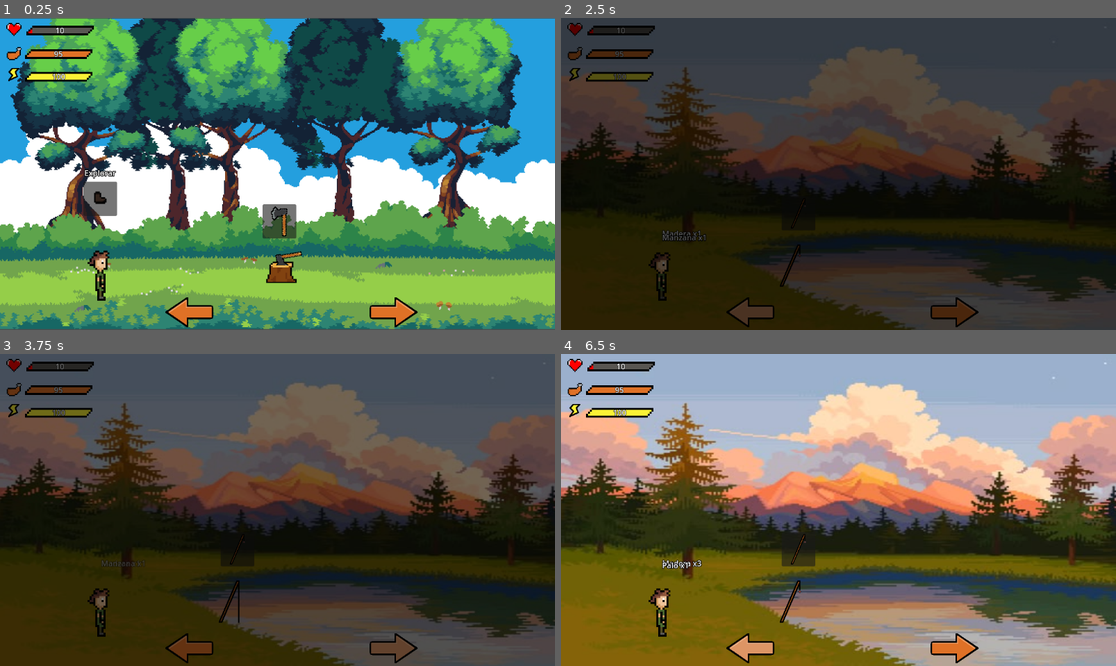
Above: before the commit, frames 1-4 (two rows, left to right).
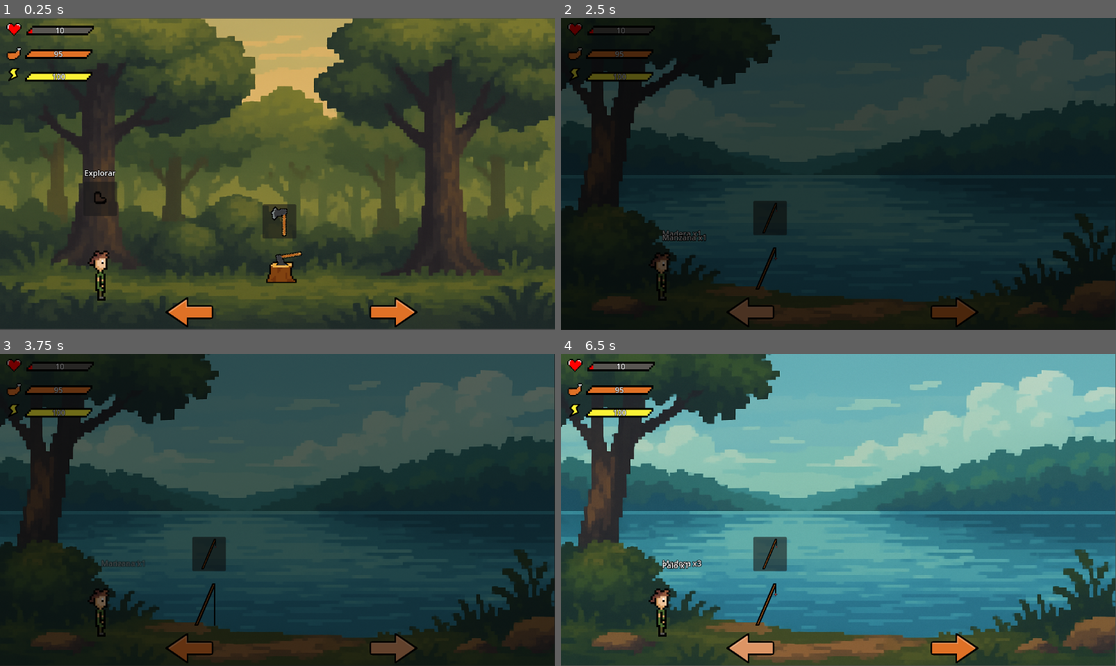
Above: after the commit, the same moments.

Repository: jcamloz/LittleSurvival
Game: Godot game, scene res://Scenes/Game.tscn
Same seed, same stepped clock (60 frames per second), same inputs: the game is played once before the commit and once after it.
Inputs (mouse positions are in pixels of both pictures, inside the frame that each line leads up to; where the layout moved, square brackets give the same spot in the first picture):
- Up to frame 1 (0.25 s): no input
- Up to frame 2 (2.5 s): click (838, 220) at 0.5 s; click "Explorar" at 1.25 s; click (749, 311) at 2 s
- Up to frame 3 (3.75 s): click (210, 553) [238, 550] at 2.75 s; click (394, 647) at 3.5 s
- Up to frame 4 (6.5 s): click (838, 556) at 4.25 s; click "Explorar" at 5 s; click (749, 647) at 5.75 s

The runs differ from the first frame. In frame 1, 94% of the frame differs, in the area x 0-100%, y 0-100%; in frame 2, 66%; in frame 3, 78%; in frame 4, 95%.

Commit message:
Cambio en el sprite de fondo de la mina, el bosque y el lago, generados momentaneamente por inteligencia artificial

Diff:
--- a/Scenes/Hover_pop_up.tscn
+++ b/Scenes/Hover_pop_up.tscn
@@ -6,6 +6,7 @@
 font_size = 14
 
 [node name="CanvasLayer" type="CanvasLayer"]
+layer = 2
 script = ExtResource("1_whh1f")
 
 [node name="HoverPopUpContainer" type="PanelContainer" parent="."]
--- a/Scenes/Scenarios/Scenario_3.tscn
+++ b/Scenes/Scenarios/Scenario_3.tscn
@@ -1,8 +1,8 @@
 [gd_scene load_steps=21 format=3 uid="uid://bblhmihwkodrf"]
 
-[ext_resource type="Texture2D" uid="uid://bpmq0w5xthrd" path="res://Assets/Backgrounds/lake_bg.png" id="1_q8qo8"]
 [ext_resource type="Script" uid="uid://cdehake7xklxq" path="res://Scripts/ScenarioScripts/ScenarioController3.gd" id="1_tyus5"]
 [ext_resource type="Resource" uid="uid://bvdsy1xladbau" path="res://Resources/LootTables/FishingLoot.tres" id="2_2sp2j"]
+[ext_resource type="Texture2D" uid="uid://cabfjer8snuqx" path="res://Assets/Backgrounds/lake_2_bg.png" id="3_2sp2j"]
 [ext_resource type="Texture2D" uid="uid://bcgkb6fo00oj2" path="res://Assets/FishingRod.png" id="4_2sp2j"]
 [ext_resource type="Texture2D" uid="uid://s8tckynypas6" path="res://Assets/Fishing.png" id="5_2sp2j"]
 
@@ -125,22 +125,23 @@
 lootTable = ExtResource("2_2sp2j")
 
 [node name="Background" type="TextureRect" parent="."]
-offset_right = 1160.0
-offset_bottom = 652.0
-texture = ExtResource("1_q8qo8")
+offset_right = 1151.0
+offset_bottom = 647.0
+texture = ExtResource("3_2sp2j")
+expand_mode = 1
 flip_h = true
 
 [node name="FishButton" type="Button" parent="."]
-offset_left = 458.0
-offset_top = 370.0
-offset_right = 528.0
-offset_bottom = 441.0
+offset_left = 399.0
+offset_top = 380.0
+offset_right = 469.0
+offset_bottom = 451.0
 icon = ExtResource("4_2sp2j")
 icon_alignment = 1
 expand_icon = true
 
 [node name="FishingAnimation" type="AnimatedSprite2D" parent="."]
-position = Vector2(483, 513)
+position = Vector2(433, 519)
 scale = Vector2(0.609756, 0.609756)
 sprite_frames = SubResource("SpriteFrames_2sp2j")
 animation = &"EndFishing"
--- a/Scenes/Scenarios/Scenario_4.tscn
+++ b/Scenes/Scenarios/Scenario_4.tscn
@@ -2,7 +2,7 @@
 
 [ext_resource type="Script" uid="uid://cihhopxjg7ayi" path="res://Scripts/ScenarioScripts/ScenarioController4.gd" id="1_2alt0"]
 [ext_resource type="Resource" uid="uid://cpbl87yek0wf3" path="res://Resources/LootTables/ExploreLoot.tres" id="2_emaea"]
-[ext_resource type="Texture2D" uid="uid://b46xvn8hfaukp" path="res://Assets/Backgrounds/pixel_bg.png" id="2_rgrgg"]
+[ext_resource type="Texture2D" uid="uid://78r05aqmcg3a" path="res://Assets/Backgrounds/forest_bg.png" id="3_kwpsl"]
 [ext_resource type="Texture2D" uid="uid://bb5ip28cidt6l" path="res://Assets/Axe.png" id="5_emaea"]
 [ext_resource type="Texture2D" uid="uid://b3o5da33og1hx" path="res://Assets/boot.png" id="5_kwpsl"]
 [ext_resource type="Texture2D" uid="uid://bl5r2kg85hfk8" path="res://Assets/Chop.png" id="6_kwpsl"]
@@ -86,7 +86,7 @@
 offset_bottom = 646.0
 grow_horizontal = 2
 grow_vertical = 2
-texture = ExtResource("2_rgrgg")
+texture = ExtResource("3_kwpsl")
 expand_mode = 2
 
 [node name="AxeButton" type="Button" parent="."]
--- a/Scenes/Scenarios/Scenario_5.tscn
+++ b/Scenes/Scenarios/Scenario_5.tscn
@@ -71,21 +71,24 @@
 lootTable = ExtResource("2_bub3p")
 
 [node name="Background" type="TextureRect" parent="."]
-offset_right = 1155.0
-offset_bottom = 647.0
+offset_left = -3.0
+offset_top = -38.0
+offset_right = 1150.0
+offset_bottom = 694.0
 texture = ExtResource("1_x61rx")
+expand_mode = 1
 
 [node name="MineButton" type="Button" parent="."]
-offset_left = 553.0
-offset_top = 374.0
-offset_right = 623.0
-offset_bottom = 445.0
+offset_left = 745.293
+offset_top = 404.0
+offset_right = 815.293
+offset_bottom = 475.0
 icon = ExtResource("4_5w80i")
 icon_alignment = 1
 expand_icon = true
 
 [node name="MineAnimation" type="AnimatedSprite2D" parent="."]
-position = Vector2(575, 501)
+position = Vector2(767.293, 531)
 scale = Vector2(0.609756, 0.609756)
 sprite_frames = SubResource("SpriteFrames_sehbd")
 animation = &"Mine"
--- a/Scripts/InventorySlot.gd
+++ b/Scripts/InventorySlot.gd
@@ -134,7 +134,6 @@
 				if Player.hunger < 100 || Player.life < 100:
 					Player.eat(tile_data.item as Food)
 					tile_data.amount -=1
-					print("Hambre player: " , Player.hunger)
 		else:
 			#Asigno al último click hecho el valor de tiempo actual
 			last_click_time = current_time
--- a/Scripts/Player.gd
+++ b/Scripts/Player.gd
@@ -1,4 +1,4 @@
-#Esta clase es un singletone, por lo que se puede acceder desde otro script
+#Esta clase es un singleton, por lo que se puede acceder desde otro script
 class_name mainPlayer extends Node2D
 
 signal playerReady
@@ -26,13 +26,6 @@
 			assignedPlayer.clear_extra_content()
 		else:
 			assignedPlayer.add_extra_content(extraContent)
-
-"""
-@onready var inventory : Inventory:
-	set(value):
-		inventory = value
-		emit_signal("invenoryReady")
-"""
 
 #Stats del jugador
 var life: int = 10:
--- a/Scripts/Player_canvas.gd
+++ b/Scripts/Player_canvas.gd
@@ -57,13 +57,13 @@
 	add_child(label)
 
 func health_bar_update():
-	healthLabel.text = str(Player.life)
 	healthBar.value = Player.life
+	healthLabel.text = str(healthBar.value as int)
 
 func hunger_bar_update():
-	hungerLabel.text = str(Player.hunger)
 	hungerBar.value = Player.hunger
+	hungerLabel.text = str(hungerBar.value as int)
 
 func energy_bar_update():
-	energyLabel.text = str(Player.energy)
 	energyBar.value = Player.energy
+	energyLabel.text = str(energyBar.value as int)
Binary file added: Assets/Backgrounds/forest_bg.png
Not shown, added: Assets/Backgrounds/forest_bg.png.import
Binary file added: Assets/Backgrounds/lake_2_bg.png
Not shown, added: Assets/Backgrounds/lake_2_bg.png.import
Binary file changed: Assets/Backgrounds/mine_bg.png
